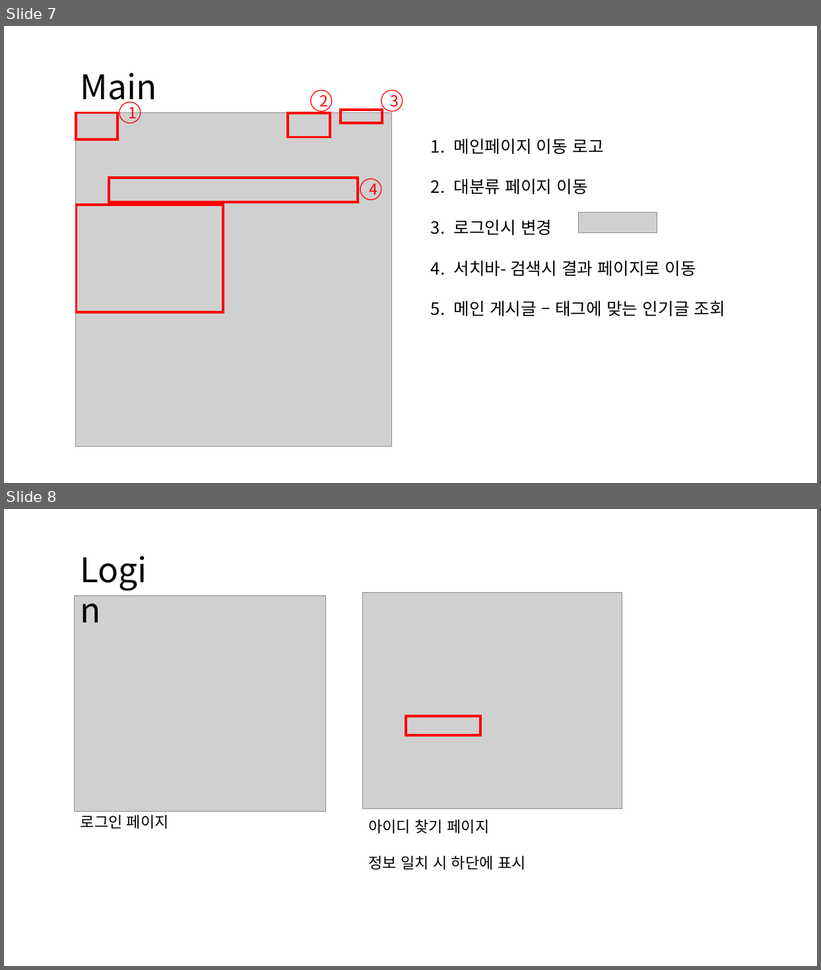
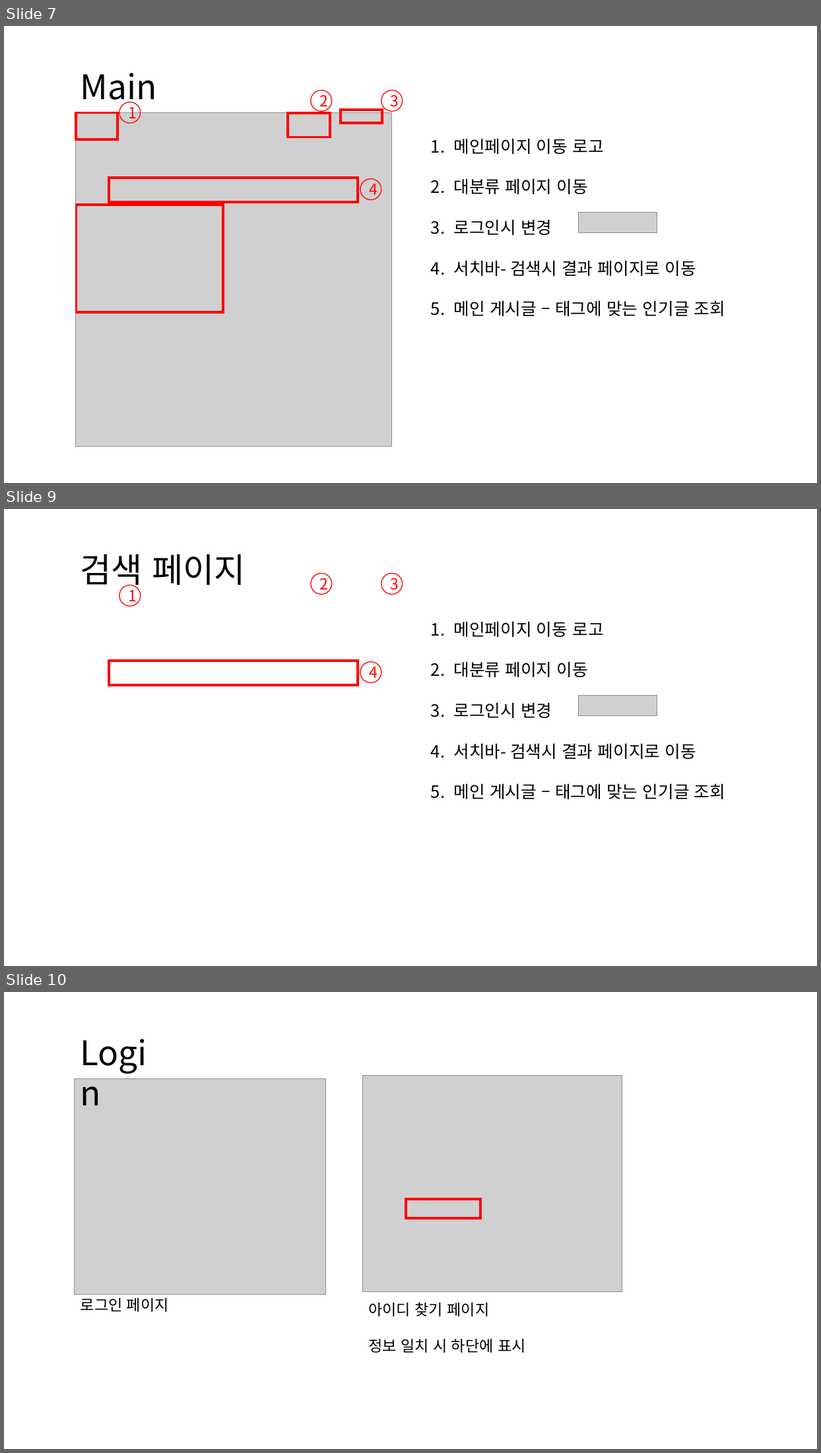
Before and after one commit to NDDarrow/MC, a slide deck: LNN.pptx. Shown one above the other, each under a label of ours: slides 7 and 8 before the commit, slides 7, 9 and 10 after it; the slides between them are not shown. The pictures are 821x970 and 821x1453 pixels, drawn with LibreOffice and Linux fonts; fonts in the diff are those of the drawing; grey boxes stand for pictures. Boxes give left, top, right and bottom in pixels: in the first picture for what was removed or moved away, otherwise in the second. Text is boxed around its words. In the diff, an @@ line names an element or a change of style, - is before the commit and + after.

```diff
--- a/LNN.pptx
+++ b/LNN.pptx
@@ slide 9 added at (4, 509, 817, 966), background #FFFFFF @@
@@ text added at (81, 554, 246, 591), 40 pt, text #000000 @@
+검색 페이지
@@ ellipse added at (120, 586, 141, 607), outline #FF0000 1 pt, 18 pt, text #FF0000 @@
+1
@@ ellipse added at (311, 573, 332, 594), outline #FF0000 1 pt, 18 pt, text #FF0000 @@
+2
@@ ellipse added at (382, 573, 403, 594), outline #FF0000 1 pt, 18 pt, text #FF0000 @@
+3
@@ text added at (454, 621, 725, 799), 20 pt, text #000000 @@
+1. 메인페이지 이동 로고
+2. 대분류 페이지 이동
+3. 로그인시 변경
+4. 서치바- 검색시 결과 페이지로 이동
+5. 메인 게시글 – 태그에 맞는 인기글 조회
@@ rectangle added at (109, 661, 358, 685), outline #FF0000 3 pt @@
@@ ellipse added at (360, 662, 382, 683), outline #FF0000 1 pt, 18 pt, text #FF0000 @@
+4
@@ picture added at (579, 696, 657, 716) @@
@@ what was slide 8 is now slide 10 @@
```
Also in this commit, not shown: 1 other slide added.
